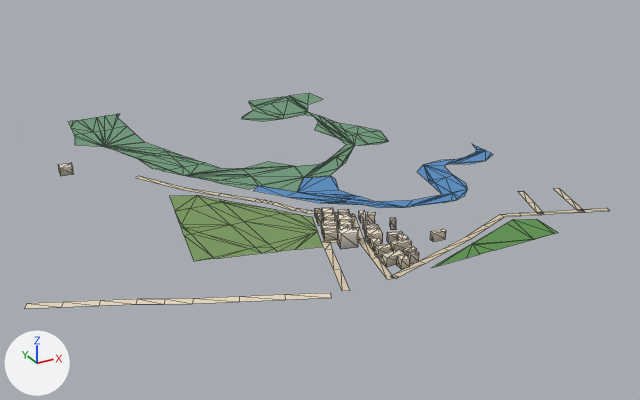
A saved change to the glTF model public/assets/bengaluru-region-v1/tiles/t32_7-l1.glb.
Both versions are drawn from a 50 mm lens placed at (15917.0, 2997.0, 332.0), pointed at (16306.0, 3703.0, -21.0). The axes (+X, +Y, +Z) are drawn at lower left. The lights are the same throughout. The picture after the commit comes second. Mesh edges are drawn as thin lines.

In view in the first picture: 'building', 'ground', 'water'.
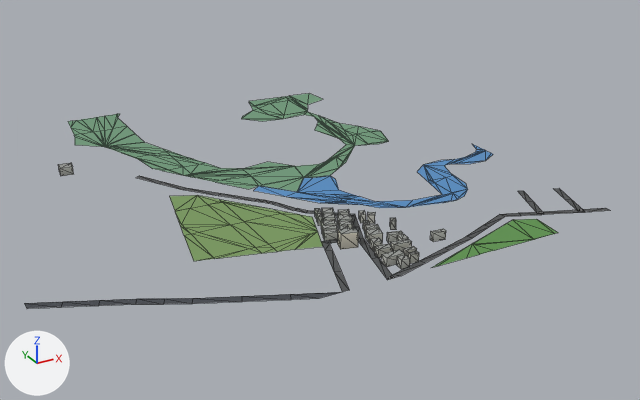
Boxes [x1, y1, x2, y2] around the edits, measured in the pictures (640 x 400 px; the box of a moved part takes in the faces that stretch with it):
'ground', reshaped
    before: [24, 93, 610, 309]
    after: [24, 93, 611, 309]
part 1 of me_building, recoloured
    both: [58, 163, 446, 269]
part 2 of me_ground, moved or reshaped
    both: [24, 302, 63, 309]
part 3 of me_ground, moved or reshaped
    both: [192, 213, 425, 304]
part 4 of me_ground, moved or reshaped
    before: [583, 208, 610, 212]
    after: [583, 208, 611, 212]
part 5 of me_ground, recoloured
    both: [26, 176, 593, 309]

The change, as a diff of the scene's bpy script:
```diff
--- a/public/assets/bengaluru-region-v1/tiles/t32_7-l1.glb.py
+++ b/public/assets/bengaluru-region-v1/tiles/t32_7-l1.glb.py
@@ me_building @@
 # used by ob_building; location = (16000.0, 3500.0, 0.0)
-me_building.from_pydata(...)  # 232 vertices, 290 faces; spans x 86.0..336.0, y 10.0..349.0, z 0.0..14.0
+me_building.from_pydata(...)  # 232 vertices, 348 faces; spans x 86.0..336.0, y 10.0..349.0, z 0.0..14.0
+# me_building part 1: 290 kept faces spanning x 86.0..336.0, y 10.0..349.0, z 0.0..14.0 get new vertex colours
+# edits to the shape of me_building do not show in these pictures
 me_building.materials.append(mat_building)
@@ me_ground @@
 # used by ob_ground; location = (16000.0, 3500.0, 0.0)
 # verts and faces of me_ground; kept vertices keep their numbers, new ones are numbered from 340
 # before: 248 (2.0, 97.0, 1.0) at pixel (26, 303), 249 (-2.0, 90.0, 1.0) at pixel (24, 308)
 # before: 318 (479.0, 26.0, 1.0) at pixel (582, 209), 319 (477.0, 20.0, 1.0) at pixel (585, 212), 320 (501.0, 17.0, 1.0) at pixel (606, 207), 321 (499.0, 12.0, 1.0) at pixel (609, 210)
-me_ground.from_pydata(...)  # 340 vertices, 415 faces; spans x -2.0..501.0, y -4.0..500.0, z 1.0
+me_ground.from_pydata(...)  # 344 vertices, 419 faces; spans x 0.0..500.0, y 0.0..500.0, z 1.0
+# me_ground part 2
+verts[248] = (0.0, 98.0, 1.0)  # moved, pixel (24, 303)
+verts[249] = (0.0, 89.0, 1.0)  # moved, pixel (26, 308)
+# me_ground part 3
+# 13 vertices are removed from x 173.0..287.0, y -3.0..112.0, z 1.0
+# 21 faces are deleted
+# 8 vertices move from x 139.0..292.0, y -4.0..118.0, z 1.0 to x 141.0..293.0, y 0.0..116.0, z 1.0
+# 17 vertices are added at x 177.0..286.0, y 0.0..115.0, z 1.0
+# 25 new faces join them
+# me_ground part 4
+delete_vertices([320])  # with the faces that use them
+verts[321] = (500.0, 18.0, 1.0)  # moved, pixel (605, 207)
+verts[357] = (500.0, 11.0, 1.0)  # pixel (610, 210)
+faces += [(319, 357, 321)]
+# me_ground part 5: 69 kept faces spanning x 0.0..500.0, y 8.0..297.0, z 1.0 get new vertex colours; the middle colour goes from beige #d7c9ae to dark grey #535556
 me_ground.materials.append(mat_ground)
```
